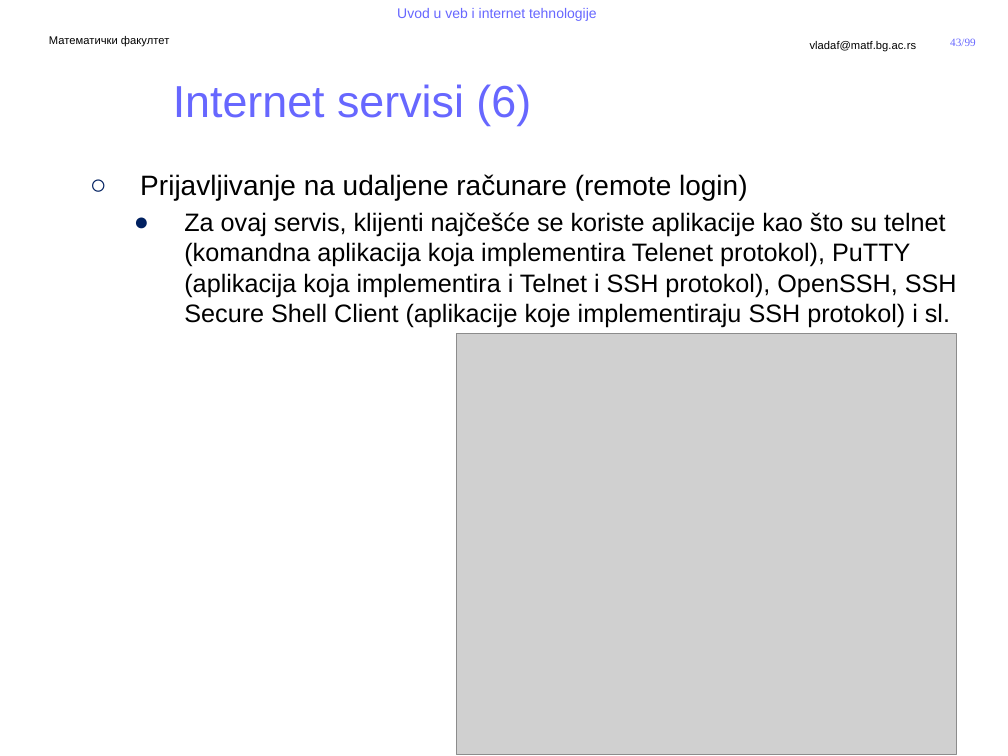
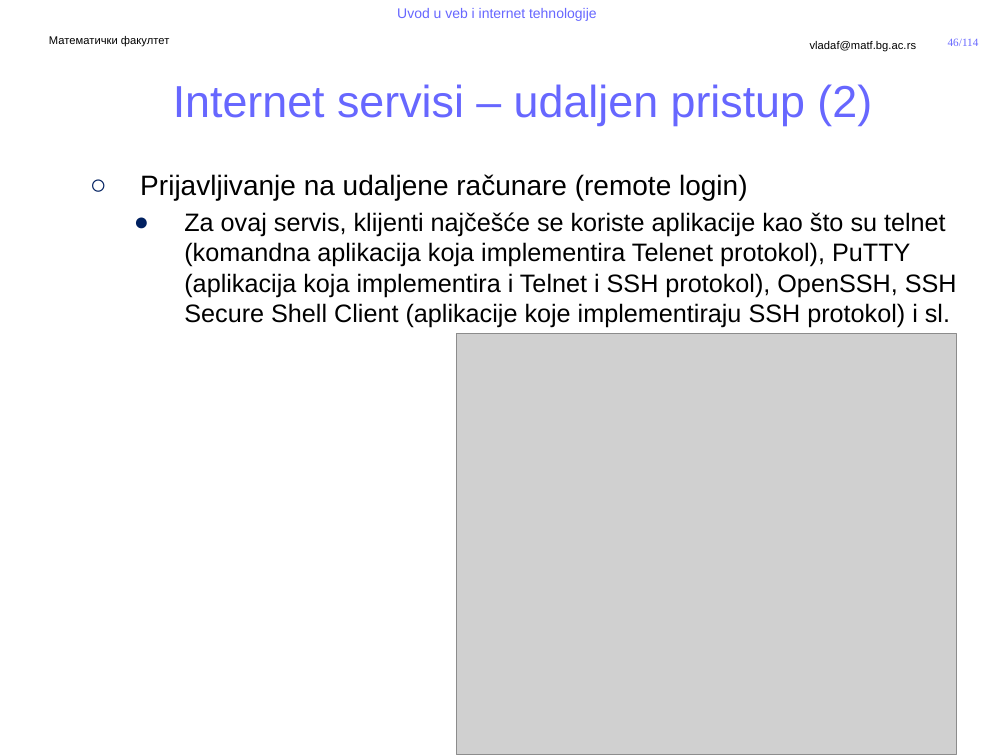
Before and after one commit to MatfUVIT/info, a slide deck: slide 46 of predavanja/prezentacije/UVIT01-02-Uvod u Internet.pptx (slide 43 before the commit). Drawn at 1008x756 pixels with LibreOffice and Linux fonts; fonts in the diff are those of the drawing; grey boxes stand for pictures; background and template pictures are left out. Boxes give left, top, right and bottom in pixels: in the first picture for what was removed or moved away, otherwise in the second. Text is boxed around its words. In the diff, an @@ line names an element or a change of style, - is before the commit and + after.

```diff
--- a/predavanja/prezentacije/UVIT01-02-Uvod u Internet.pptx
+++ b/predavanja/prezentacije/UVIT01-02-Uvod u Internet.pptx
@@ page number added at (x1=948, y1=38, x2=979, y2=46), 8 pt, text #6767FF @@
+46/114
@@ page number removed at (x1=950, y1=38, x2=976, y2=46) @@
-43/99
@@ title at (x1=173, y1=84, x2=872, y2=126): text changed @@
-Internet servisi (6)
+Internet servisi – udaljen pristup (2)
```
Also in this commit, not shown: 74 other slides changed, 15 slides added, 9 other files.
